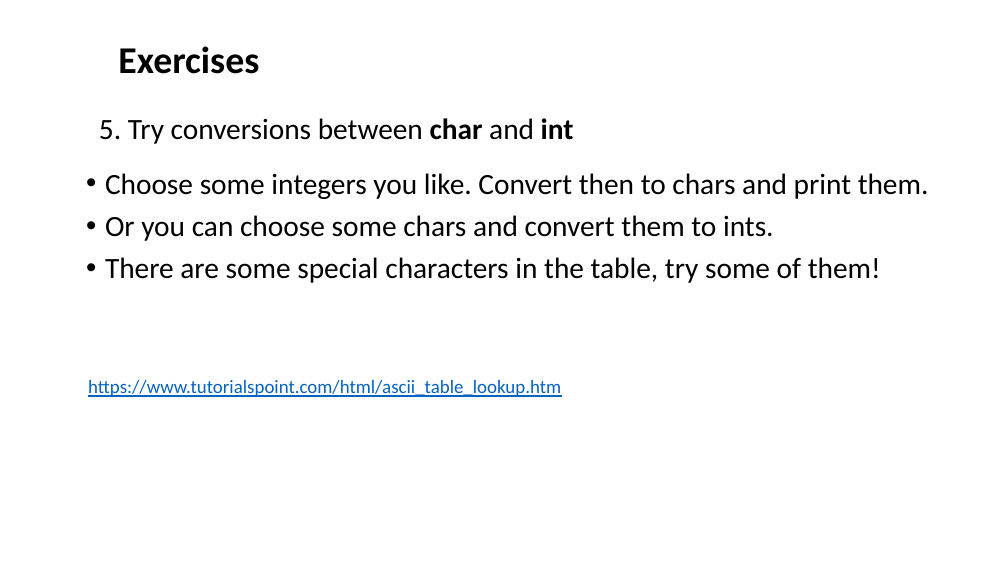
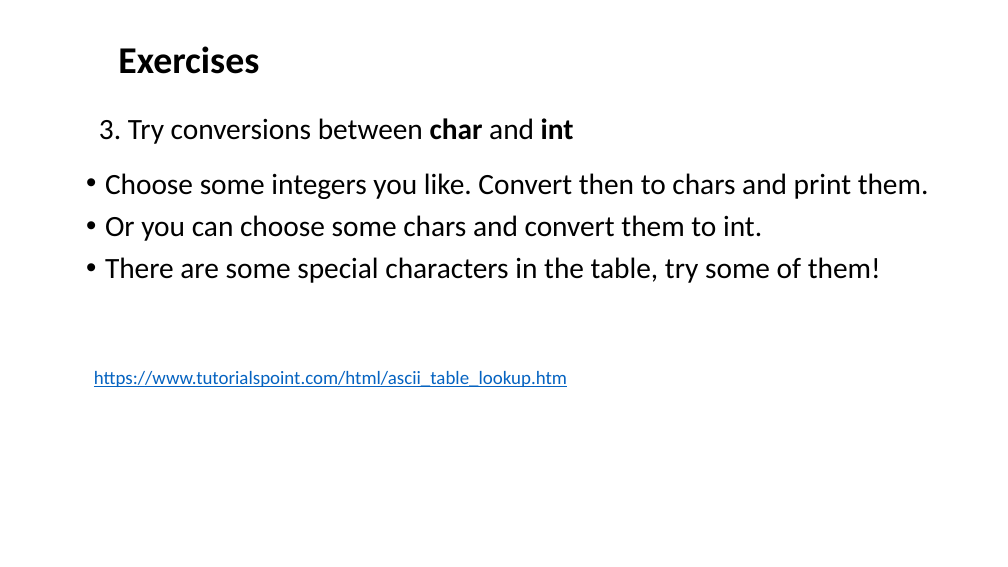
Before and after one commit to ShiqiYu/CPP, a slide deck: slide 16 of week02/Lab02.pptx (slide 18 before the commit). Drawn at 1008x567 pixels with LibreOffice and Linux fonts; fonts in the diff are those of the drawing; background and template pictures are left out. Boxes give left, top, right and bottom in pixels: in the first picture for what was removed or moved away, otherwise in the second. Text is boxed around its words. In the diff, an @@ line names an element or a change of style, - is before the commit and + after.

```diff
--- a/week02/Lab02.pptx
+++ b/week02/Lab02.pptx
@@ title at bbox=[99, 118, 574, 144]: text changed @@
-5. Try conversions between char and int
+3. Try conversions between char and int
@@ text at bbox=[105, 215, 762, 241]: text changed @@
-• Or you can choose some chars and convert them to ints.
+• Or you can choose some chars and convert them to int.
@@ text "https://www.tutorialspoint.com/html/ascii_table_lookup.htm": place and size @@
-text "https://www.tutorialspoint.com/html/ascii_table_lookup.htm" at bbox=[88, 380, 561, 397]
+text "https://www.tutorialspoint.com/html/ascii_table_lookup.htm" at bbox=[94, 371, 567, 387]
```
Also in this commit, not shown: 4 other slides changed, 3 slides removed.
